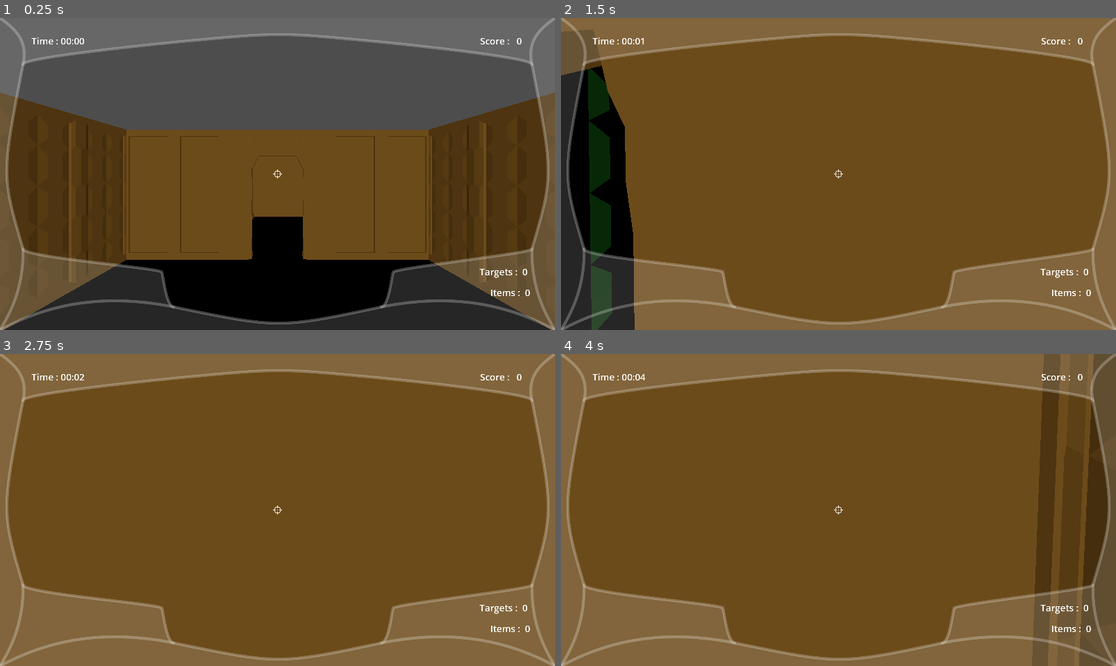
Above: before the commit, frames 1-4 (two rows, left to right).
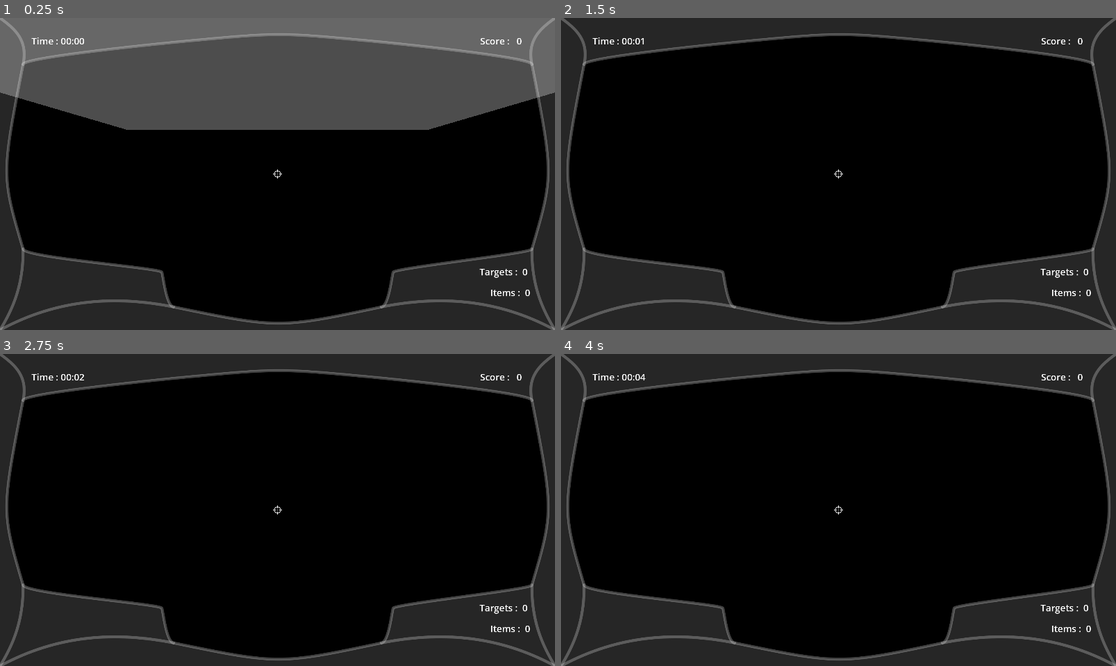
Above: after the commit, the same moments.

Repository: Vojguard/Diegetic-Yellow
Game: Godot game, scene res://Levels/One/level_one.tscn
Two runs of this game, one before a commit and one after it. Both use one fixed random seed, a clock stepped at 60 frames per second and the inputs below. This scene is started directly instead of the project's main scene.
Inputs (mouse positions are in pixels of both pictures, inside the frame that each line leads up to):
- Up to frame 1 (0.25 s): no input
- Up to frame 2 (1.5 s): tap Enter at 0.5 s; move the mouse to (866, 174) at 0.52 s; hold W (forward) from 0.53 s (still down); right-click (866, 174) at 0.6 s; tap Space (jump) at 0.77 s; move the mouse to (810, 174) at 1.27 s; tap E (interact) at 1.35 s
- Up to frame 3 (2.75 s): keep holding W (forward); tap Space (jump) at 1.52 s; move the mouse to (288, 503) at 2.02 s; click (288, 503) at 2.1 s
- Up to frame 4 (4 s): keep holding W (forward); tap Space (jump) at 2.75, 3.02, 3.77 s; move the mouse to (832, 516) at 2.77 s; right-click (832, 516) at 2.85 s; tap Enter at 3.5 s; move the mouse to (877, 513) at 3.52 s; hold E (interact) from 3.53 s (still down)

The runs differ from the first frame. In frame 1, 48% of the frame differs, in the area x 0-100%, y 23-100%; in frame 2, 92%; in frame 3, 100%, in the area x 0-100%, y 0-100%; in frame 4, 100%.

Commit message:
Update level_one.tscn

Diff:
--- a/Levels/One/level_one.tscn
+++ b/Levels/One/level_one.tscn
@@ -726,10 +726,6 @@
 
 [node name="Lights" type="Node3D" parent="." unique_id=1957034723]
 
-[node name="DirectionalLight3D" type="DirectionalLight3D" parent="Lights" unique_id=1681742812]
-transform = Transform3D(1, 0, 0, 0, 1, 0, 0, 0, 1, 0, 19, 0)
-sky_mode = 1
-
 [node name="Targets" type="Node3D" parent="." unique_id=930413730]
 
 [node name="Collectible" type="Node3D" parent="." unique_id=235030013]
